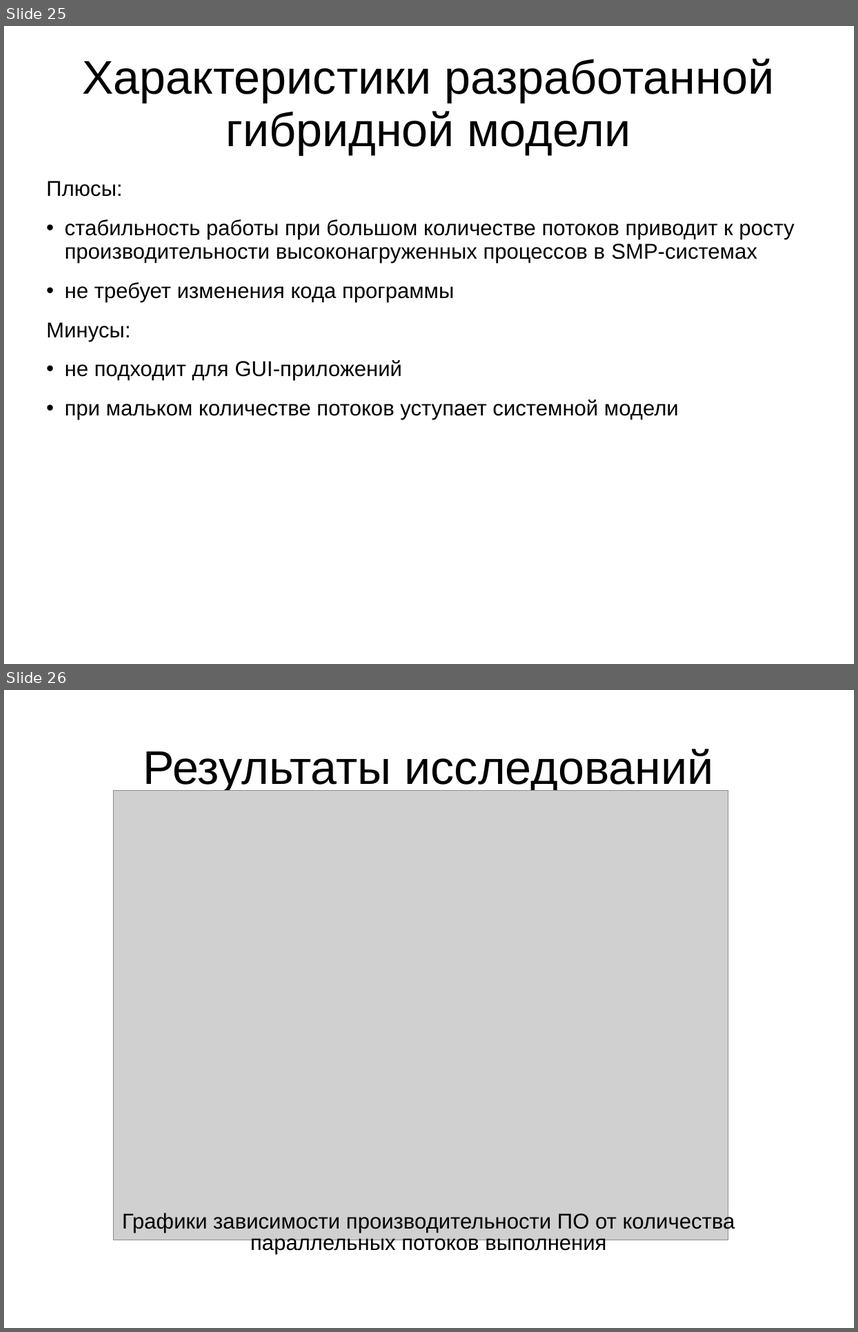
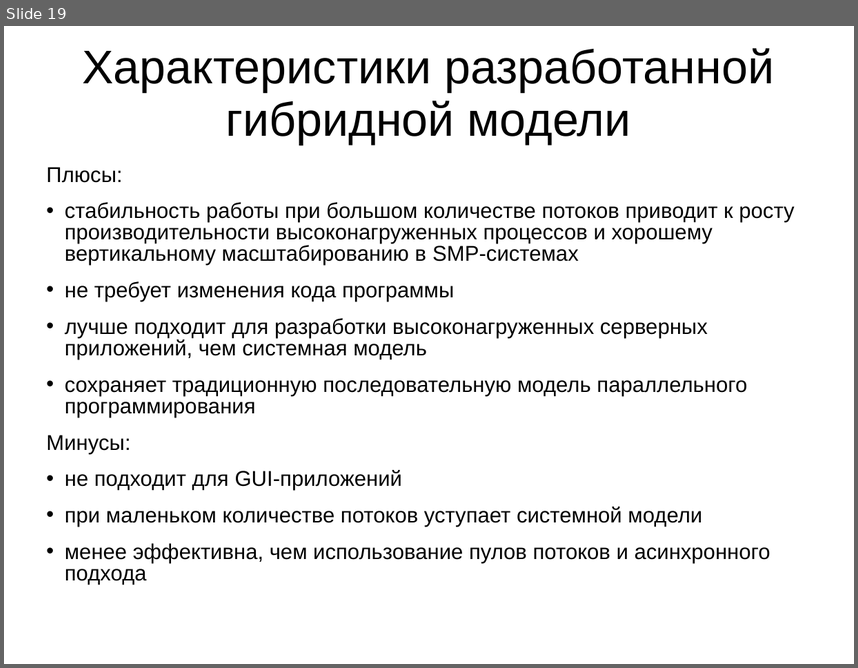
Before and after one commit to dizel3d/disser, a slide deck: Презентация.ppt. Shown one above the other, each under a label of ours: slides 25 and 26 before the commit, slide 19 after it. The pictures are 858x1332 and 858x668 pixels, drawn with LibreOffice and Linux fonts; fonts in the diff are those of the drawing; grey boxes stand for pictures. Boxes give left, top, right and bottom in pixels: in the first picture for what was removed or moved away, otherwise in the second. Text is boxed around its words. In the diff, an @@ line names an element or a change of style, - is before the commit and + after.

```diff
--- a/Презентация.ppt
+++ b/Презентация.ppt
@@ slide 26 removed at <box>4,690,854,1328</box>, background #FFFFFF @@
@@ title removed at <box>143,749,714,793</box> @@
-Результаты исследований
@@ picture removed at <box>114,790,728,1240</box> @@
@@ text removed at <box>122,1211,735,1254</box> @@
-Графики зависимости производительности ПО от количества параллельных потоков выполнения
@@ what was slide 25 is now slide 19 @@
@@ slide 19 changed as well @@
@@ title "Характеристики разработанной гибридной модели": place and size @@
-title "Характеристики разработанной гибридной модели" at <box>82,58,774,155</box>
+title "Характеристики разработанной гибридной модели" at <box>82,48,774,145</box>
@@ text at <box>46,167,454,490</box>: line spacing 0.93 to 0.83 @@
@@ text "Плюсы:": place and size @@
-text "Плюсы:" at <box>46,181,794,419</box>
+text "Плюсы:" at <box>46,167,794,584</box>
@@ text at <box>65,202,794,265</box>: text changed @@
-• стабильность работы при большом количестве потоков приводит к росту производительности высоконагруженных процессов в SMP-системах
+• стабильность работы при большом количестве потоков приводит к росту производительности высоконагруженных процессов и хорошему вертикальному масштабированию в SMP-системах
@@ text at <box>65,318,747,417</box>: paragraphs added @@
+• лучше подходит для разработки высоконагруженных серверных приложений, чем системная модель
+• сохраняет традиционную последовательную модель параллельного программирования
@@ text at <box>65,506,771,584</box>: text changed @@
-• при мальком количестве потоков уступает системной модели
+• при маленьком количестве потоков уступает системной модели
+• менее эффективна, чем использование пулов потоков и асинхронного подхода
```
Also in this commit, not shown: 3 other slides changed, 11 slides added, 16 other slides removed, 2 other files.
